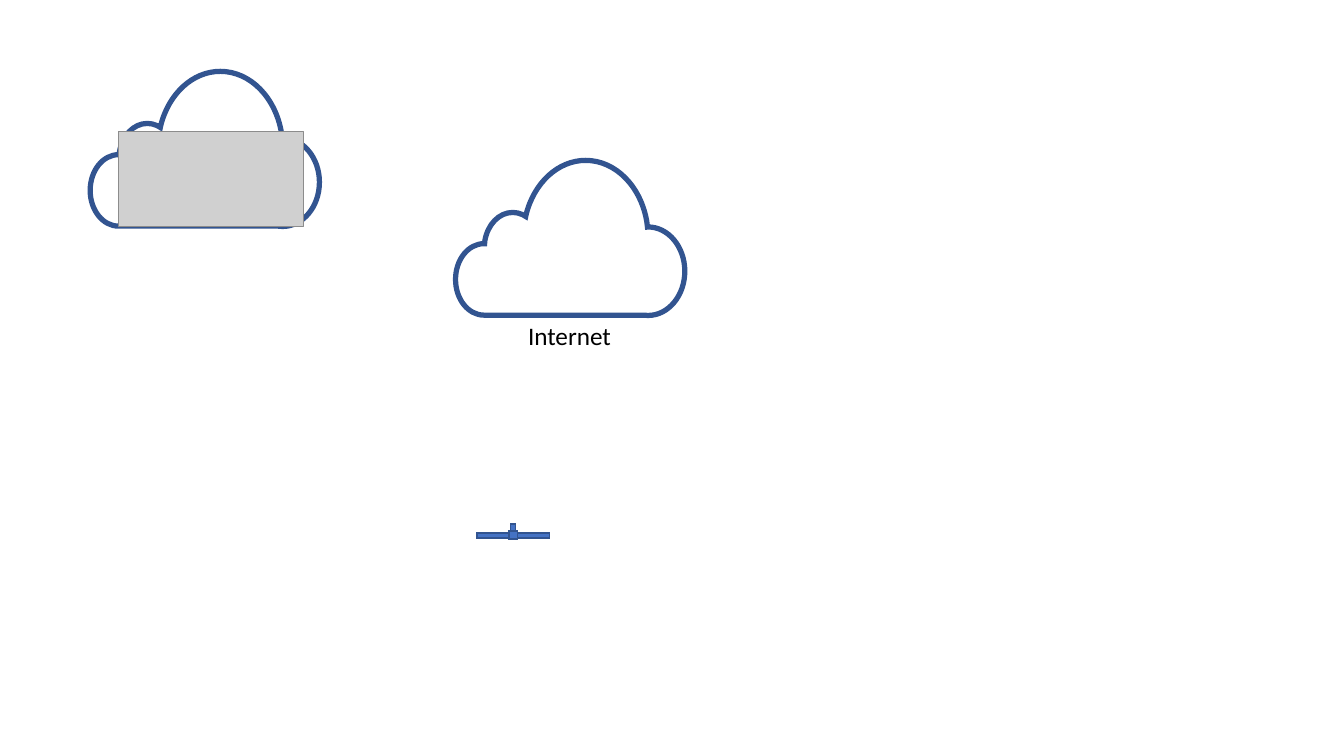
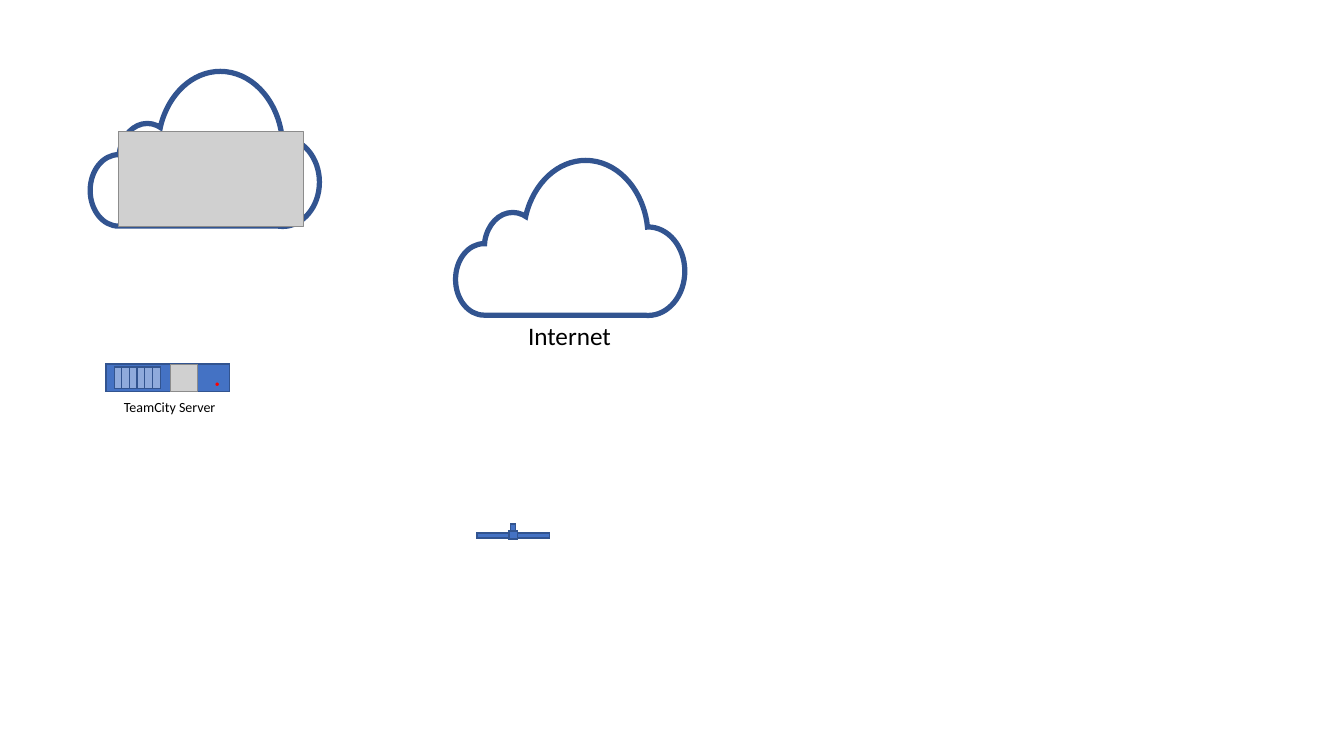
Before and after one commit to t3knoid/PowerPointTemplates, a slide deck: slide 2 of Network Shapes.pptx. Drawn at 1344x756 pixels with LibreOffice and Linux fonts; fonts in the diff are those of the drawing; grey boxes stand for pictures. Boxes give left, top, right and bottom in pixels: in the first picture for what was removed or moved away, otherwise in the second. Text is boxed around its words. In the diff, an @@ line names an element or a change of style, - is before the commit and + after.

Commit message:
Add TeamCity Server

```diff
--- a/Network Shapes.pptx
+++ b/Network Shapes.pptx
@@ picture added at [170, 365, 198, 392] @@
@@ group added at [106, 364, 230, 392]: 7 rectangles, 1 ellipse @@
@@ text added at [124, 402, 215, 415], 10 pt, text #000000 @@
+TeamCity Server
```
Also in this commit, not shown: 1 other slide changed.
